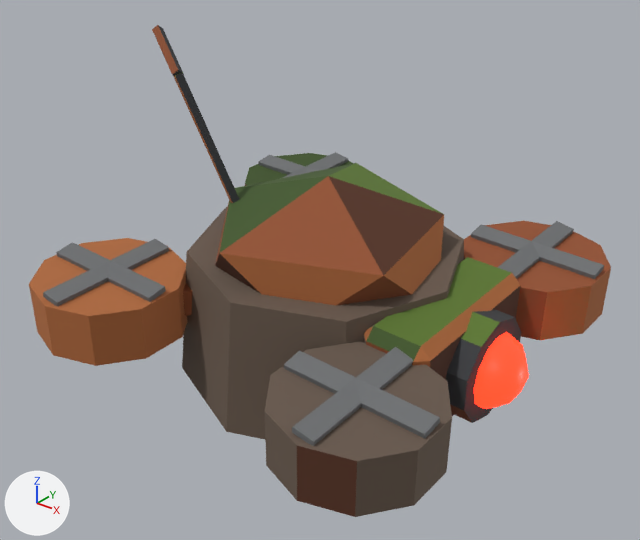
Two versions of the glTF model assets/models/scrap_drone.glb, one commit apart.
Both versions are drawn from a 50 mm camera at (0.722, -0.919, 0.613) aimed at (-0.021, 0.011, 0.037). Arrows for +X, +Y and +Z are at lower left; the lights stay in place. The older version comes first. Where no turn or scale is listed for an object, it has been applied to the vertices. Vertices at exactly the same position are counted once.

The first picture shows 'eye', 'hull', 'rotor_0', 'rotor_1', 'rotor_2', 'rotor_3'.
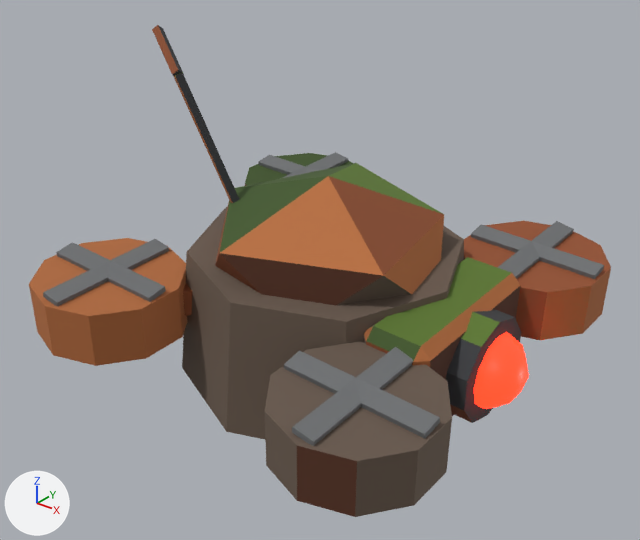
What differs and where, as boxes (x1, y1, x2, y2) in the pictures (640 x 540 px):
part 1 of me_hull, recoloured: (215, 176, 444, 305) in both
part 2 of me_hull, recoloured (brown to orange): (220, 176, 384, 276) in both

The change in detail:
me_hull has 264 vertices, 448 faces and spans x -0.324..0.324, y -0.329..0.329, z -0.403..0.367.
me_hull is used by ob_hull; parent ob_scrap_drone; location (0.0, 0.0, 0.0); rotation (0.0505, 0.05, 0.0), in degrees (2.9, 2.9, 0).
me_hull part 1: 8 faces centred in x -0.142..0.134, y -0.145..0.143, z 0.076..0.158 are repainted in the vertex colours; the middle colour goes from brown #743f25 to brown #684c2b.
me_hull part 2: 1 face centred in x 0.041, y -0.09, z 0.16 is repainted in the vertex colours; the middle colour goes from brown #93502d to orange #b86e3c.
